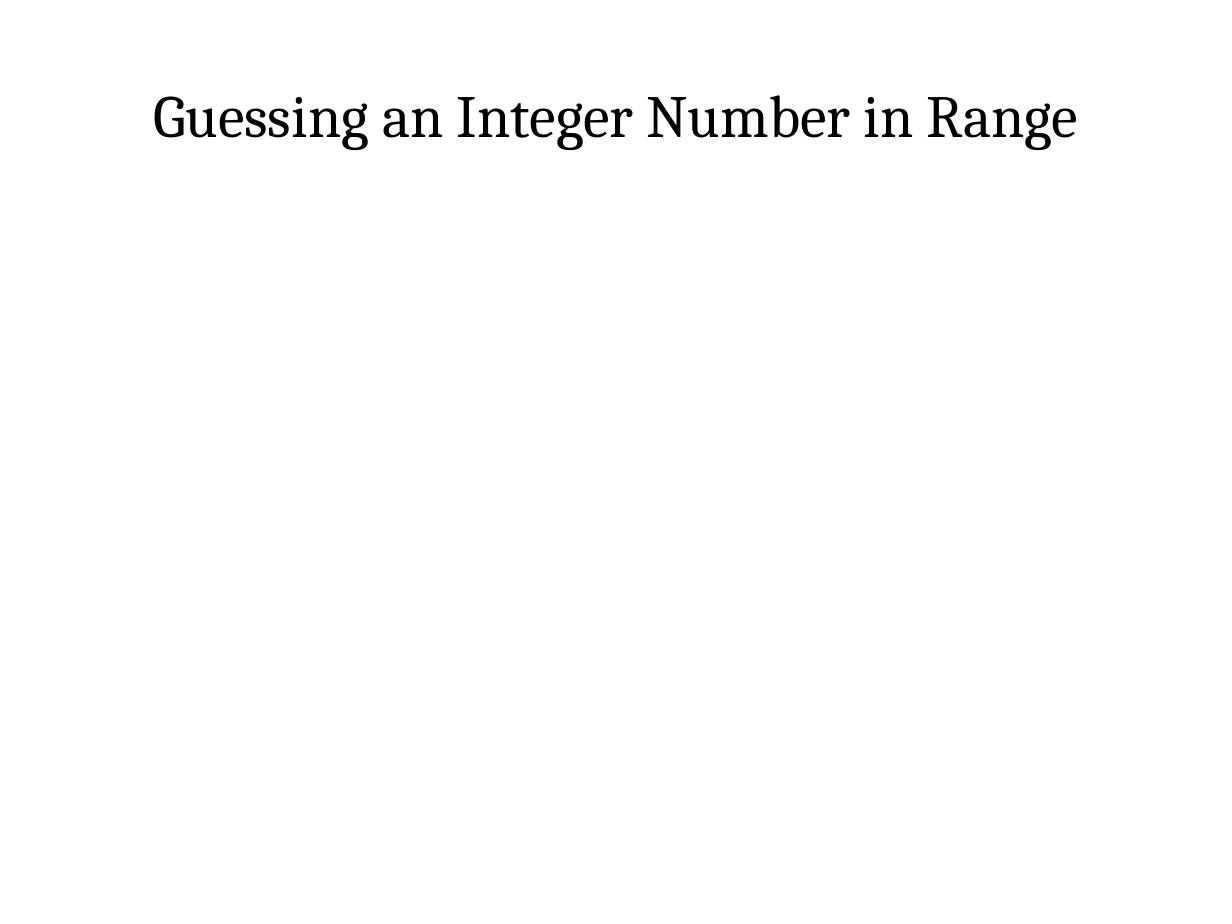
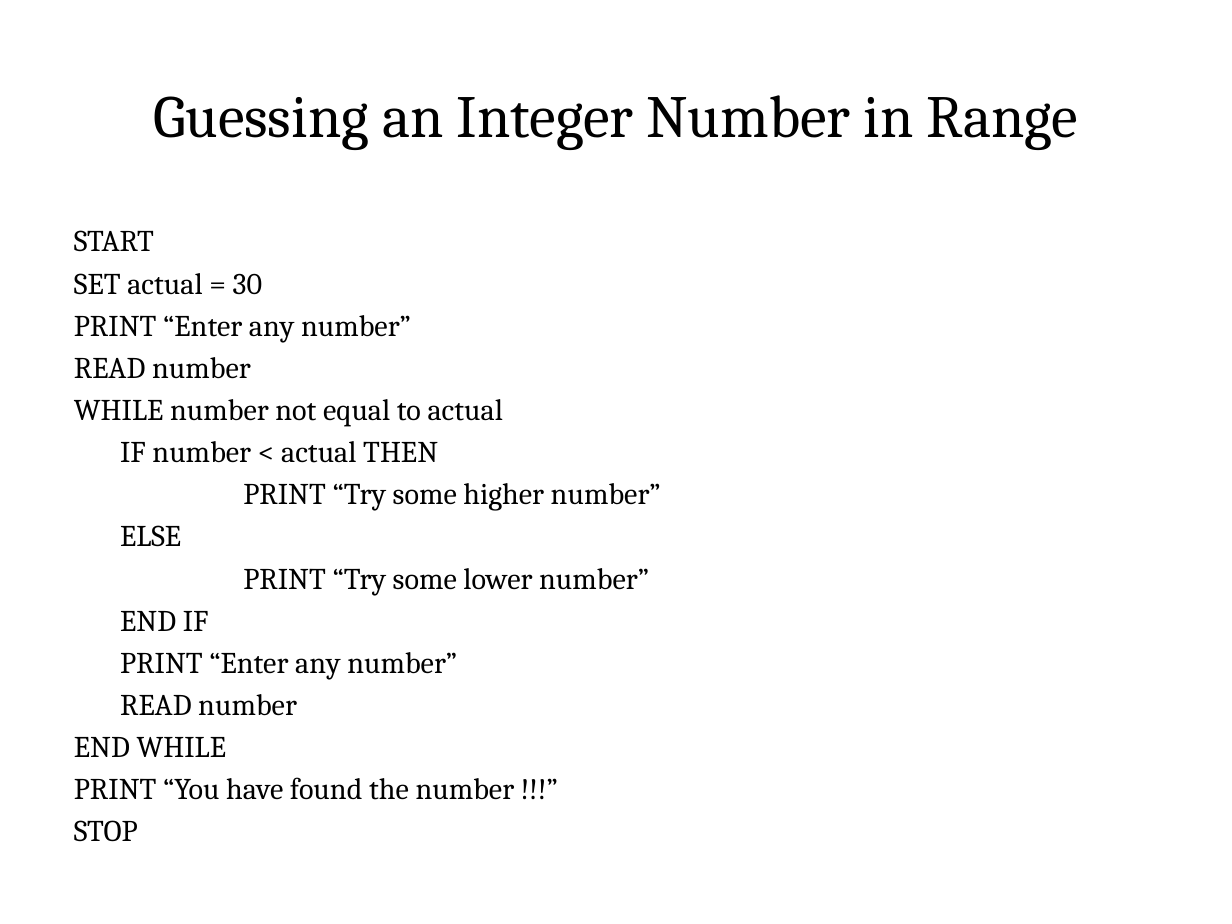
Before and after one commit to rajasekaran36/GE8151-Problem-Solving-and-Python-Programming, a slide deck: slide 9 of Slides/Unit 1/GE8151-U1-6-Algorithamic Problem Solving.pptx. Drawn at 1232x924 pixels with LibreOffice and Linux fonts; fonts in the diff are those of the drawing. Boxes give left, top, right and bottom in pixels: in the first picture for what was removed or moved away, otherwise in the second. Text is boxed around its words. In the diff, an @@ line names an element or a change of style, - is before the commit and + after.

```diff
--- a/Slides/Unit 1/GE8151-U1-6-Algorithamic Problem Solving.pptx
+++ b/Slides/Unit 1/GE8151-U1-6-Algorithamic Problem Solving.pptx
@@ text added at [74, 230, 661, 842], 17.6 pt, text #000000 @@
+START
+SET actual = 30
+PRINT “Enter any number”
+READ number
+WHILE number not equal to actual
+IF number < actual THEN
+PRINT “Try some higher number”
+ELSE
+PRINT “Try some lower number”
+END IF
+PRINT “Enter any number”
+READ number
+END WHILE
+PRINT “You have found the number !!!”
+STOP
```
Also in this commit, not shown: 4 other files.
